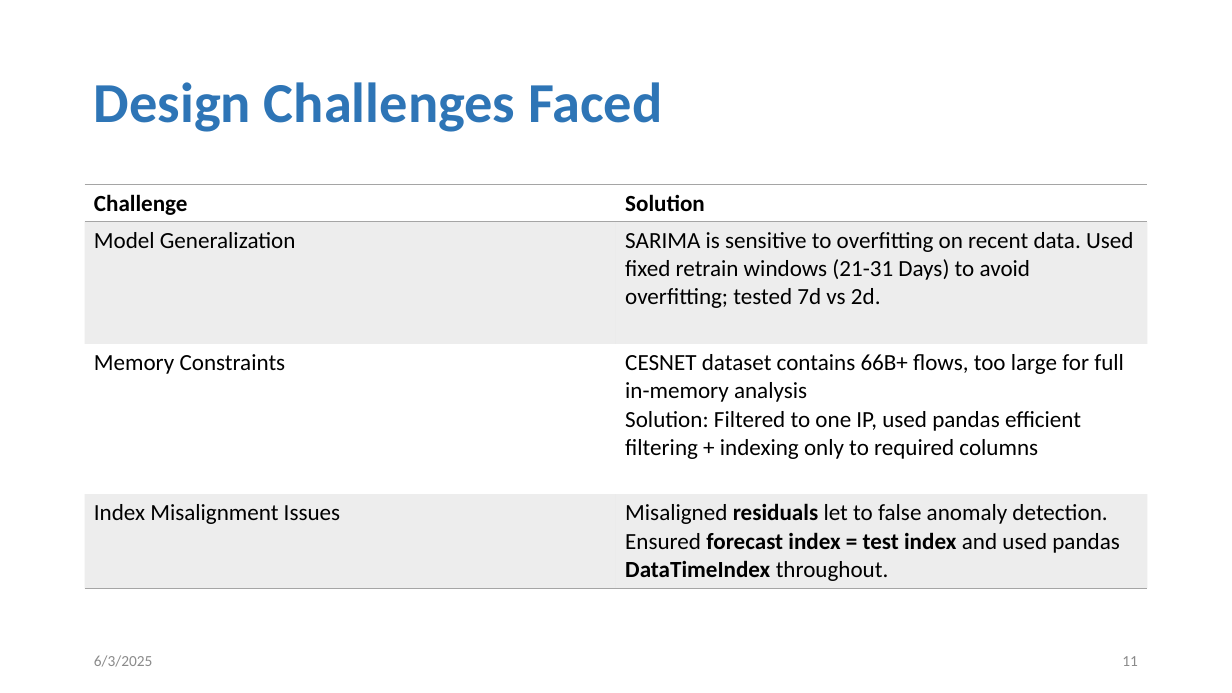
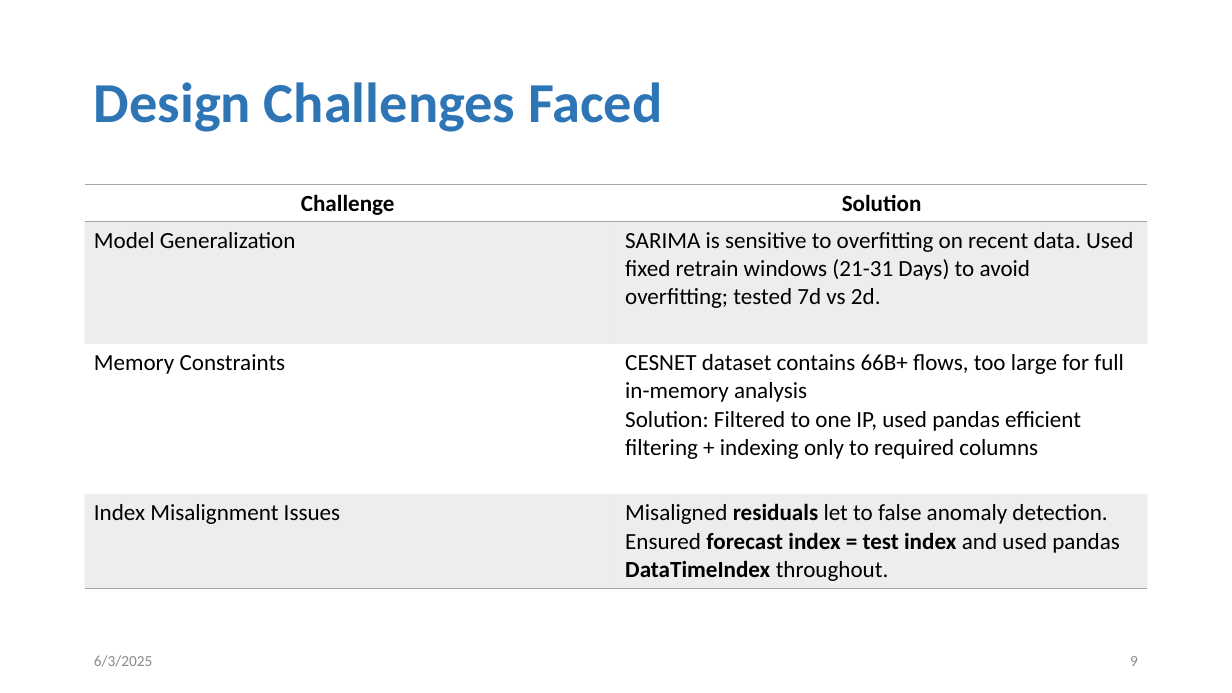
Before and after one commit to tanjilaahmed2/cesnet-anomaly-detection, a slide deck: slide 9 of LBNL Panel Interview_Tanjila.pptm (slide 11 before the commit). Drawn at 1232x693 pixels with LibreOffice and Linux fonts; fonts in the diff are those of the drawing. Boxes give left, top, right and bottom in pixels: in the first picture for what was removed or moved away, otherwise in the second. Text is boxed around its words. In the diff, an @@ line names an element or a change of style, - is before the commit and + after.

```diff
--- a/LBNL Panel Interview_Tanjila.pptm
+++ b/LBNL Panel Interview_Tanjila.pptm
@@ table at box(85, 185, 1148, 585) @@
@@ alignment left to centre @@
@@ page number at box(1130, 656, 1138, 666): text changed @@
-11
+9
```
Also in this commit, not shown: 11 other slides changed, 1 slide removed.
